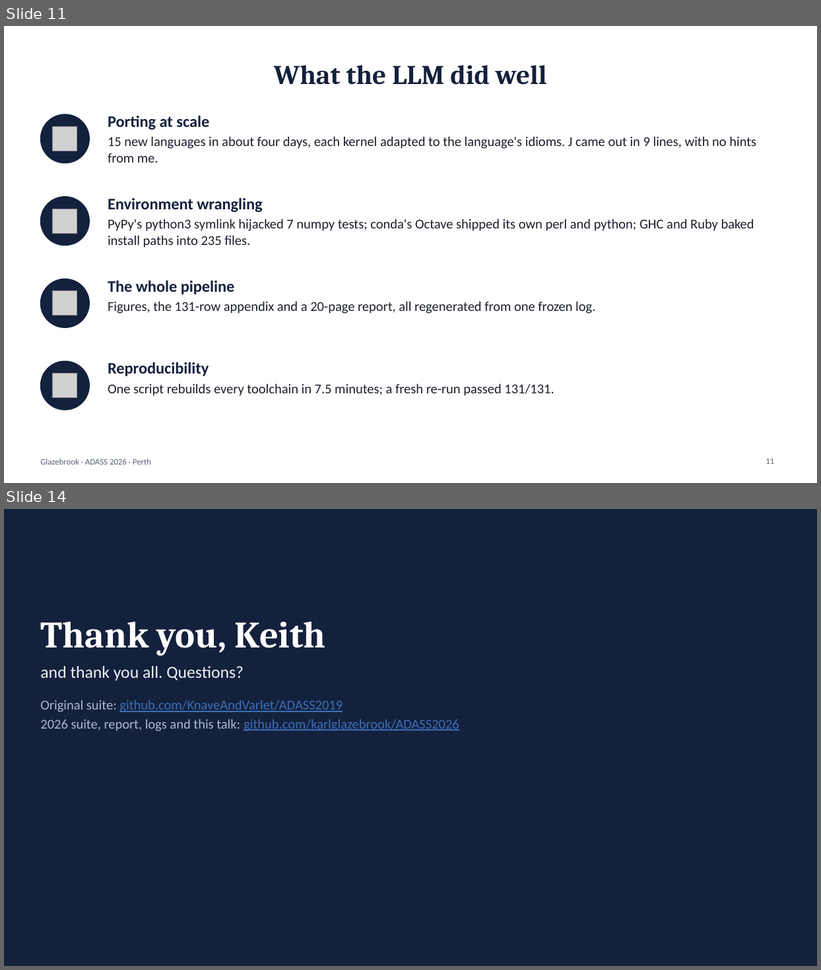
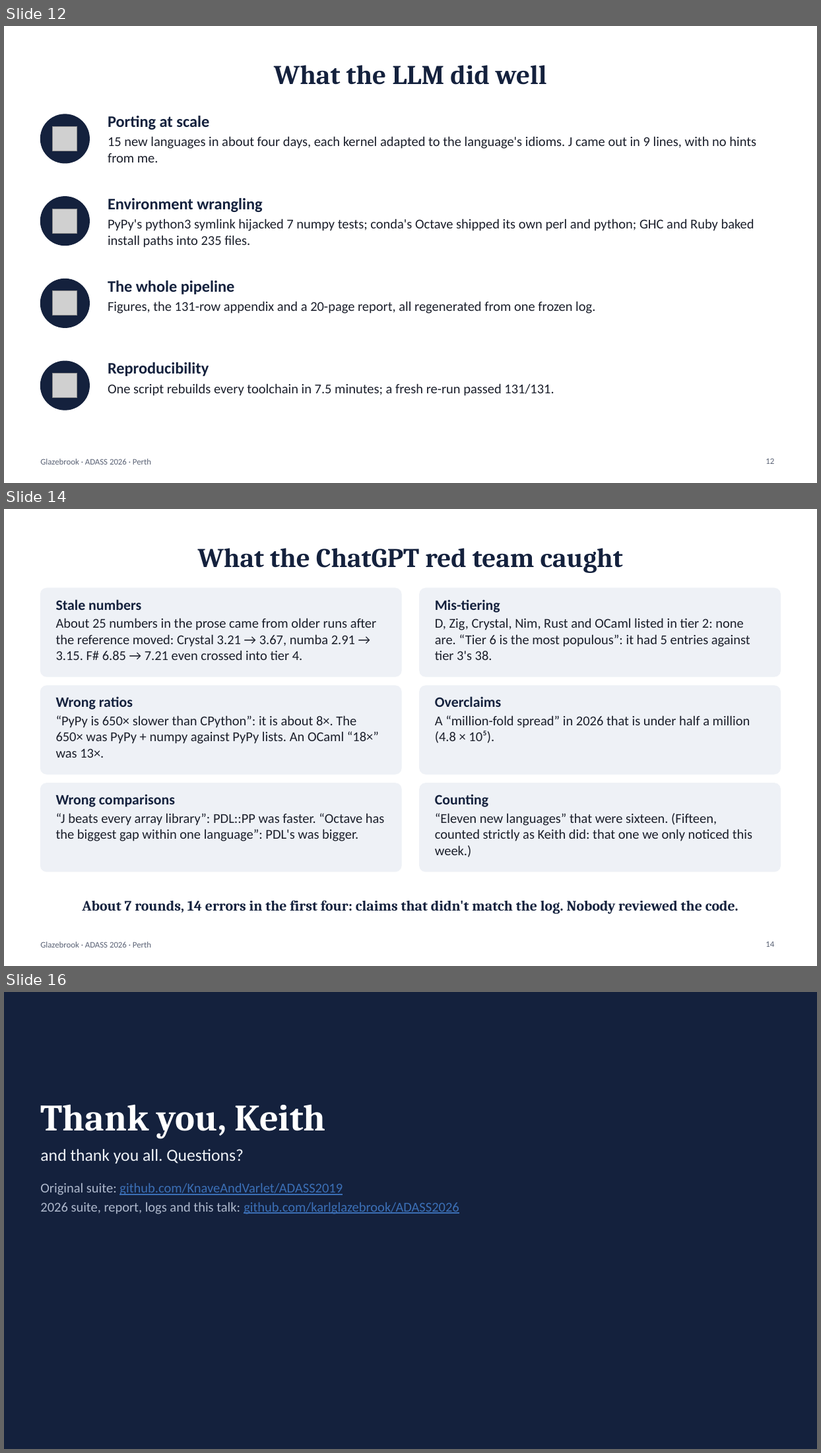
Before and after one commit to karlglazebrook/ADASS2026, a slide deck: talk/ADASS2026-talk.pptx. Shown one above the other, each under a label of ours: slides 11 and 14 before the commit, slides 12, 14 and 16 after it; the slides between them are not shown. The pictures are 821x970 and 821x1453 pixels, drawn with LibreOffice and Linux fonts; fonts in the diff are those of the drawing; grey boxes stand for pictures. Boxes give left, top, right and bottom in pixels: in the first picture for what was removed or moved away, otherwise in the second. Text is boxed around its words. In the diff, an @@ line names an element or a change of style, - is before the commit and + after.

```diff
--- a/talk/ADASS2026-talk.pptx
+++ b/talk/ADASS2026-talk.pptx
@@ slide 14 added at (4, 509, 817, 966), background #FFFFFF; not listed: 1 template element that a slide beside it also shows @@
@@ title added at (198, 548, 623, 573), 32 pt, text #14213D, bold @@
+What the ChatGPT red team caught
@@ rounded rectangle added at (40, 588, 402, 677), fill #EEF1F6, outline #EEF1F6 1 pt @@
@@ text added at (56, 599, 376, 660), 16 pt, text #1B1F2B @@
+Stale numbers
+About 25 numbers in the prose came from older runs after the reference moved: Crystal 3.21 → 3.67, numba 2.91 → 3.15. F# 6.85 → 7.21 even crossed into tier 4.
@@ rounded rectangle added at (420, 588, 781, 677), fill #EEF1F6, outline #EEF1F6 1 pt @@
@@ text added at (435, 599, 750, 660), 16 pt, text #1B1F2B @@
+Mis-tiering
+D, Zig, Crystal, Nim, Rust and OCaml listed in tier 2: none are. “Tier 6 is the most populous”: it had 5 entries against tier 3's 38.
@@ rounded rectangle added at (40, 686, 402, 774), fill #EEF1F6, outline #EEF1F6 1 pt @@
@@ rounded rectangle added at (420, 686, 781, 774), fill #EEF1F6, outline #EEF1F6 1 pt @@
@@ text added at (56, 696, 379, 758), 16 pt, text #1B1F2B @@
+Wrong ratios
+“PyPy is 650× slower than CPython”: it is about 8×. The 650× was PyPy + numpy against PyPy lists. An OCaml “18×” was 13×.
@@ text added at (435, 696, 750, 743), 16 pt, text #1B1F2B @@
+Overclaims
+A “million-fold spread” in 2026 that is under half a million (4.8 × 10⁵).
@@ rounded rectangle added at (40, 784, 402, 872), fill #EEF1F6, outline #EEF1F6 1 pt @@
@@ rounded rectangle added at (420, 784, 781, 872), fill #EEF1F6, outline #EEF1F6 1 pt @@
@@ text added at (56, 794, 385, 842), 16 pt, text #1B1F2B @@
+Wrong comparisons
+“J beats every array library”: PDL::PP was faster. “Octave has the biggest gap within one language”: PDL's was bigger.
@@ text added at (435, 794, 752, 857), 16 pt, text #1B1F2B @@
+Counting
+“Eleven new languages” that were sixteen. (Fifteen, counted strictly as Keith did: that one we only noticed this week.)
@@ text added at (82, 900, 739, 914), 17 pt, text #14213D, bold @@
+About 7 rounds, 14 errors in the first four: claims that didn't match the log. Nobody reviewed the code.
@@ page number added at (766, 942, 774, 947), 10 pt, text #5A6275 @@
+14
@@ what was slide 11 is now slide 12 @@
@@ page number at (766, 458, 774, 464): text changed @@
-11
+12
@@ what was slide 14 is now slide 16 @@
```
Also in this commit, not shown: 9 slides changed, 2 other slides added, 1 slide removed, 7 other files.
